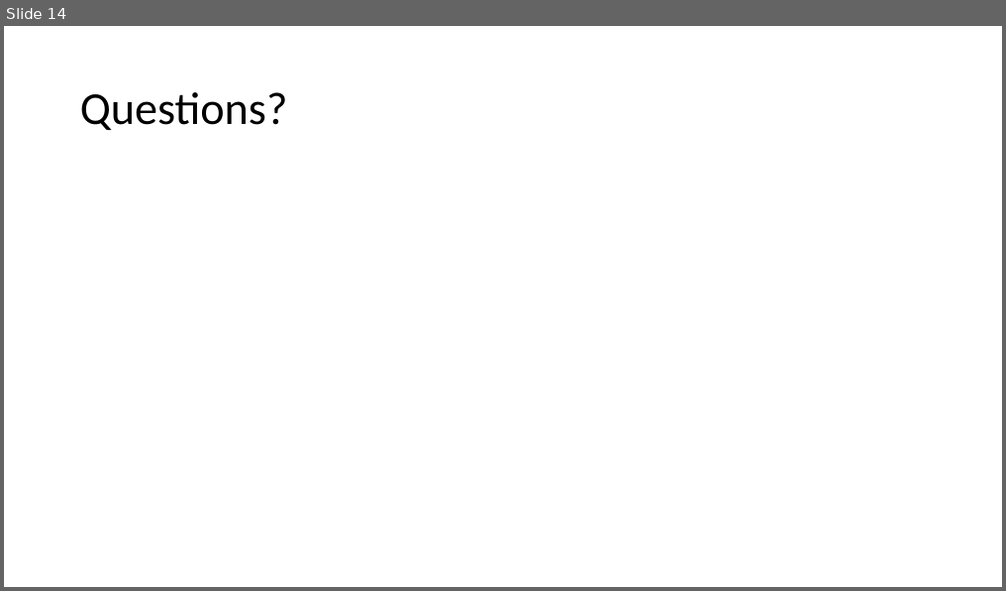
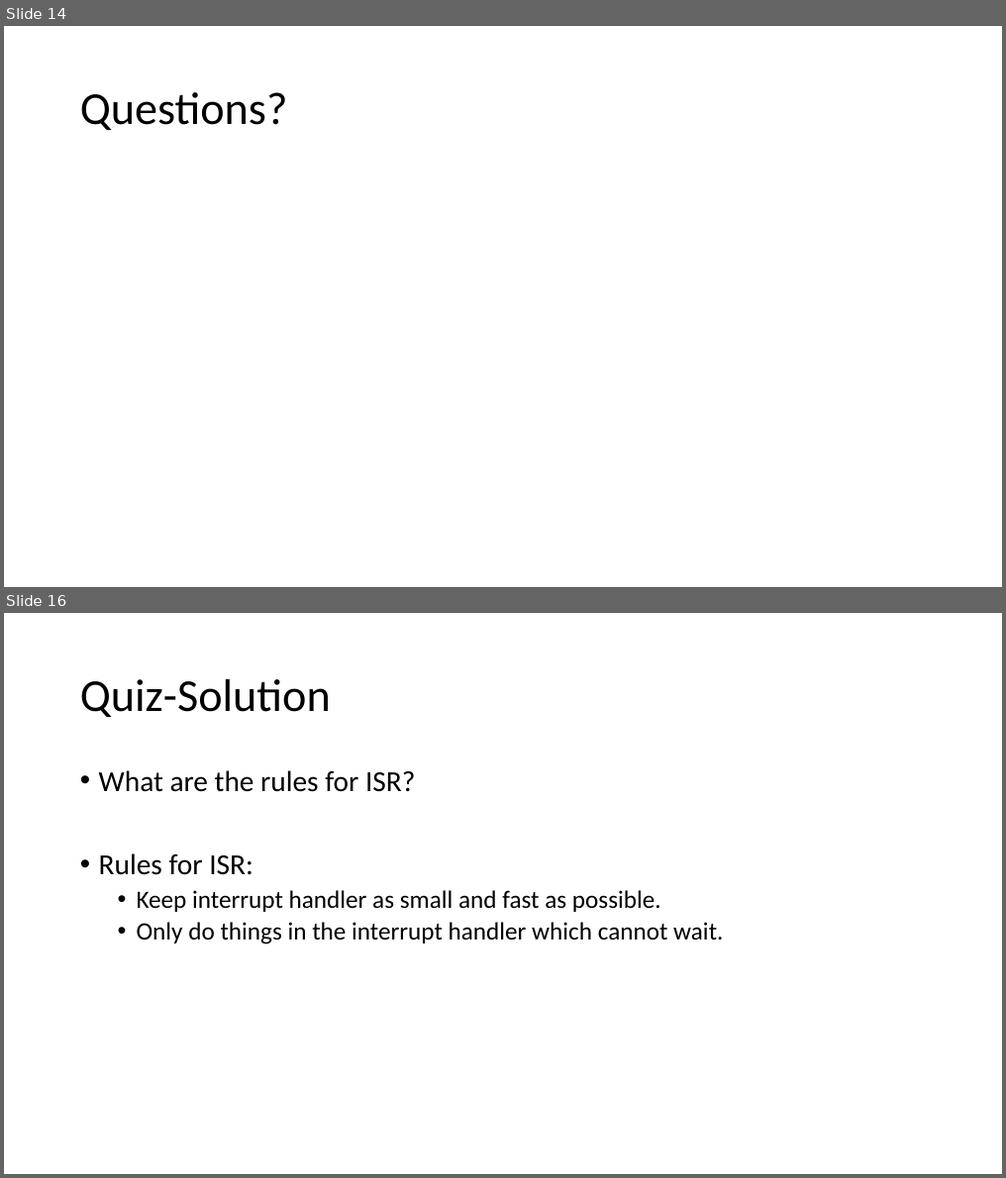
Before and after one commit to tdweber/Schweg_Web, a slide deck: SW04a Recap Schwegler Weber.pptx. Shown one above the other, each under a label of ours: slide 14 before the commit, slides 14 and 16 after it; the slides between them are not shown. The pictures are 1006x591 and 1006x1178 pixels, drawn with LibreOffice and Linux fonts; fonts in the diff are those of the drawing. Boxes give left, top, right and bottom in pixels: in the first picture for what was removed or moved away, otherwise in the second. Text is boxed around its words. In the diff, an @@ line names an element or a change of style, - is before the commit and + after.

```diff
--- a/SW04a Recap Schwegler Weber.pptx
+++ b/SW04a Recap Schwegler Weber.pptx
@@ slide 16 added at box(4, 613, 1002, 1174), background #FFFFFF @@
@@ title added at box(80, 679, 331, 717), 44 pt, text #000000 @@
+Quiz-Solution
@@ text added at box(99, 770, 723, 945), 24 pt, text #000000 @@
+• What are the rules for ISR?
+• Rules for ISR:
+  • Keep interrupt handler as small and fast as possible.
+  • Only do things in the interrupt handler which cannot wait.
```
Also in this commit, not shown: 2 slides changed, 3 other slides added, 1 slide removed.
